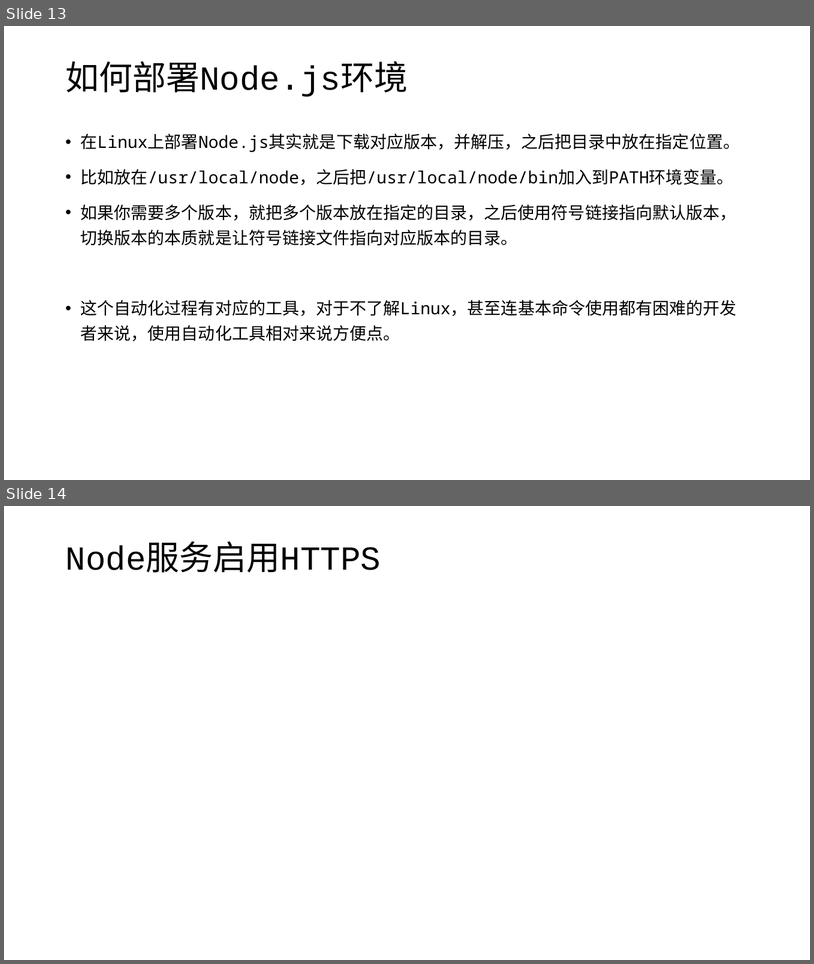
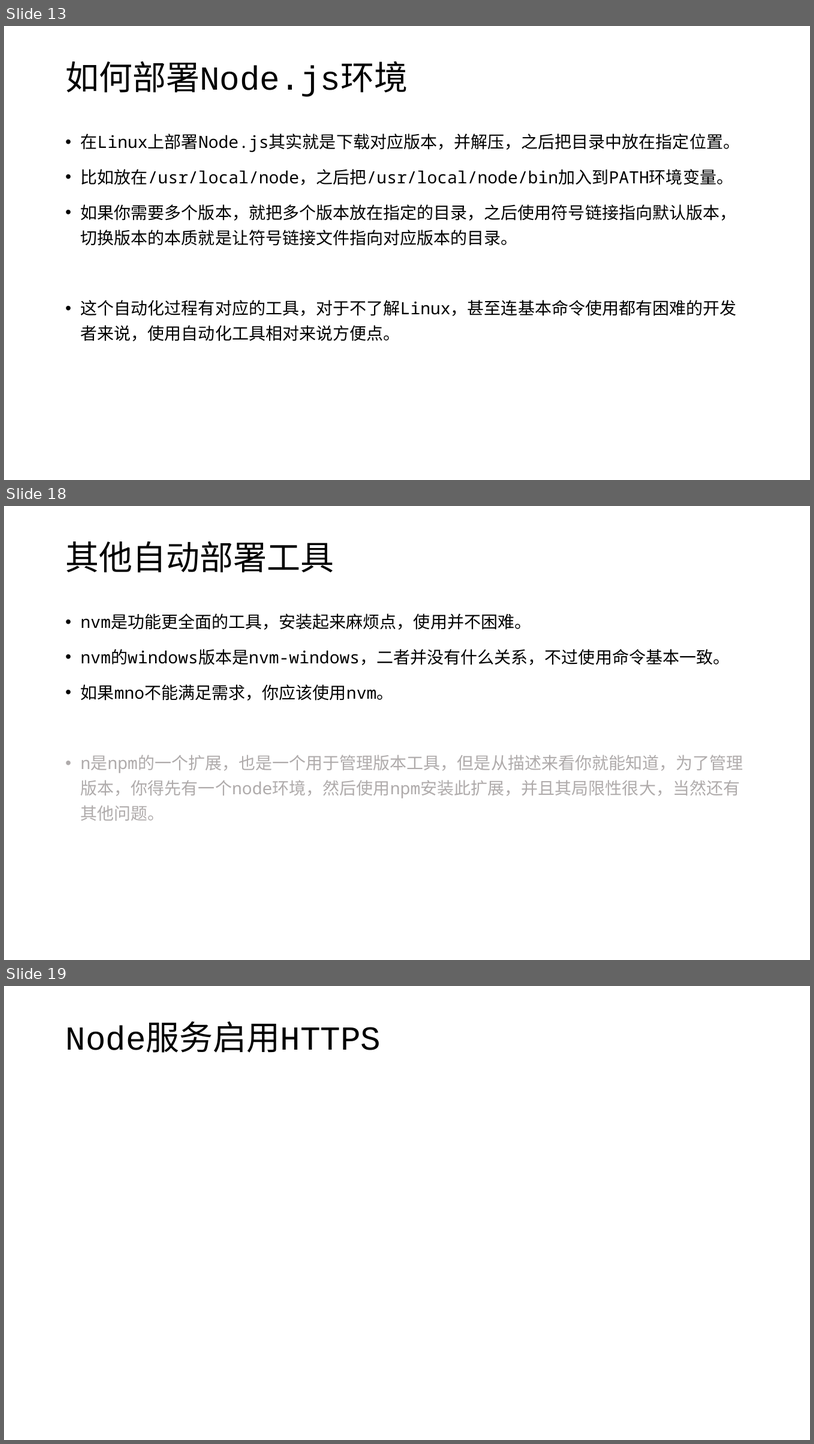
Before and after one commit to edu2act/course-wechat-and-miniprogram, a slide deck: materials/ch06/ch06-服务端和远程请求.pptx. Shown one above the other, each under a label of ours: slides 13 and 14 before the commit, slides 13, 18 and 19 after it; the slides between them are not shown. The pictures are 814x964 and 814x1444 pixels, drawn with LibreOffice and Linux fonts; fonts in the diff are those of the drawing. Boxes give left, top, right and bottom in pixels: in the first picture for what was removed or moved away, otherwise in the second. Text is boxed around its words. In the diff, an @@ line names an element or a change of style, - is before the commit and + after.

```diff
--- a/materials/ch06/ch06-服务端和远程请求.pptx
+++ b/materials/ch06/ch06-服务端和远程请求.pptx
@@ slide 18 added at (x1=4, y1=506, x2=810, y2=960), background #FFFFFF @@
@@ title added at (x1=65, y1=541, x2=334, y2=573), 40 pt, text #000000 @@
+其他自动部署工具
@@ text added at (x1=81, y1=613, x2=744, y2=820), 20 pt, text #000000 @@
+• nvm是功能更全面的工具，安装起来麻烦点，使用并不困难。
+• nvm的windows版本是nvm-windows，二者并没有什么关系，不过使用命令基本一致。
+• 如果mno不能满足需求，你应该使用nvm。
+• n是npm的一个扩展，也是一个用于管理版本工具，但是从描述来看你就能知道，为了管理版本，你得先有一个node环境，然后使用npm安装此扩展，并且其局限性很大，当然还有其他问题。
@@ what was slide 14 is now slide 19 @@
```
Also in this commit, not shown: 4 other slides added, 13 other files.
